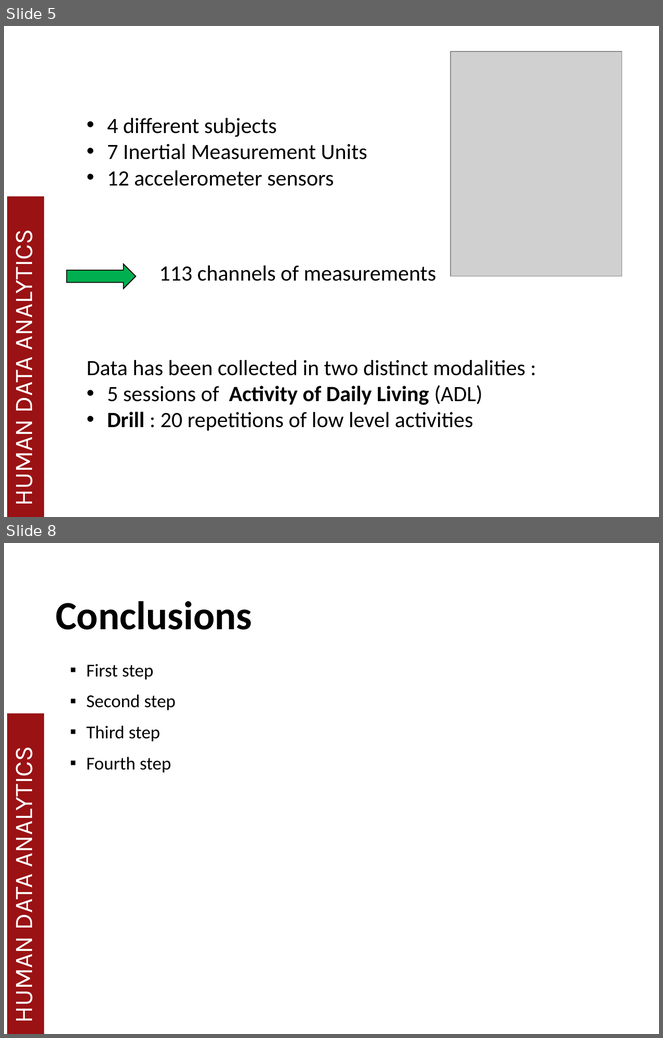
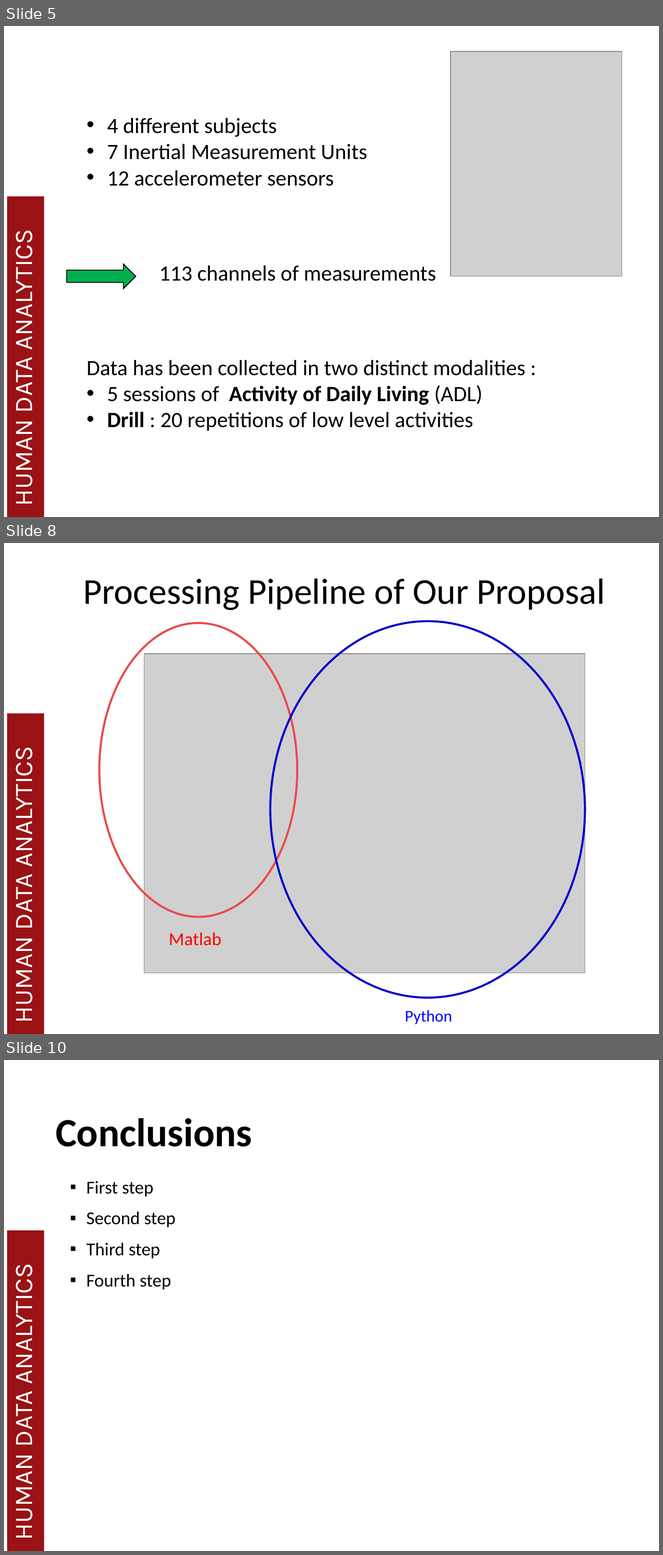
Before and after one commit to MatteoDrago/hda-project, a slide deck: presentation/HDA 2018.pptx. Shown one above the other, each under a label of ours: slides 5 and 8 before the commit, slides 5, 8 and 10 after it; the slides between them are not shown. The pictures are 663x1038 and 663x1555 pixels, drawn with LibreOffice and Linux fonts; fonts in the diff are those of the drawing; grey boxes stand for pictures; background and template pictures are left out. Boxes give left, top, right and bottom in pixels: in the first picture for what was removed or moved away, otherwise in the second. Text is boxed around its words. In the diff, an @@ line names an element or a change of style, - is before the commit and + after.

```diff
--- a/presentation/HDA 2018.pptx
+++ b/presentation/HDA 2018.pptx
@@ slide 8 added at [4,543,659,1034], background #FFFFFF; not listed: 2 template elements that a slide beside it also shows @@
@@ title added at [84,578,606,610], 40 pt, text #000000 @@
+Processing Pipeline of Our Proposal
@@ ellipse added at [99,623,297,917], outline #EA494C 2.25 pt @@
@@ ellipse added at [271,621,585,997], outline #0000CC 2.25 pt @@
@@ picture added at [144,654,585,974] @@
@@ text added at [169,932,221,946], 20 pt, text #FF0000 @@
+Matlab
@@ text added at [405,1010,452,1025], 18 pt, text #0000FF @@
+Python
@@ what was slide 8 is now slide 10 @@
```
Also in this commit, not shown: 3 slides changed, 1 other slide added, 9 other files.
